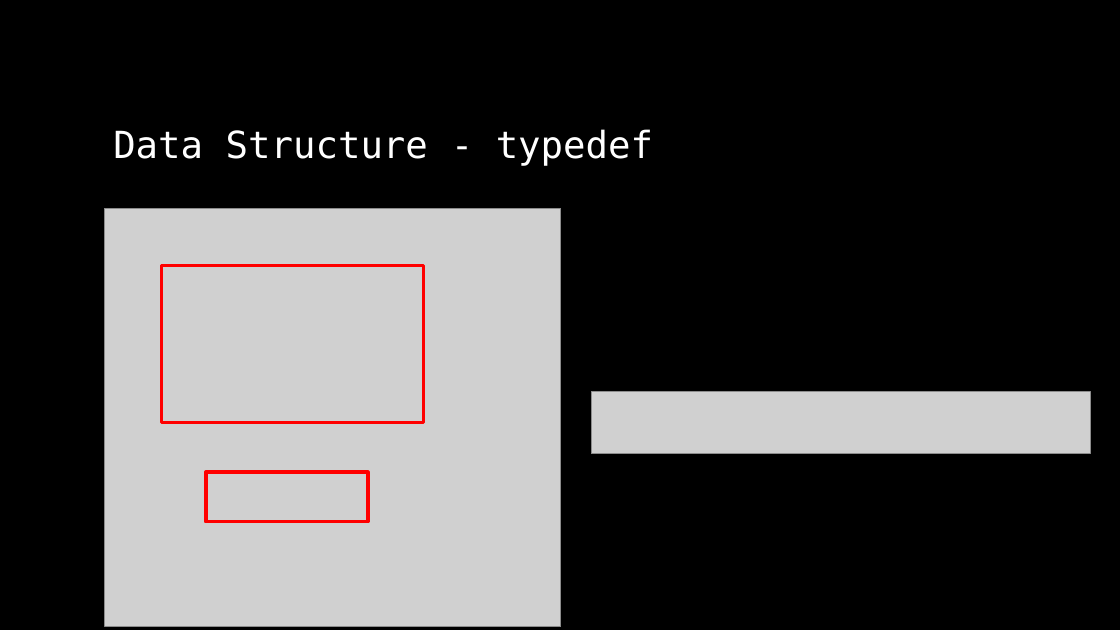
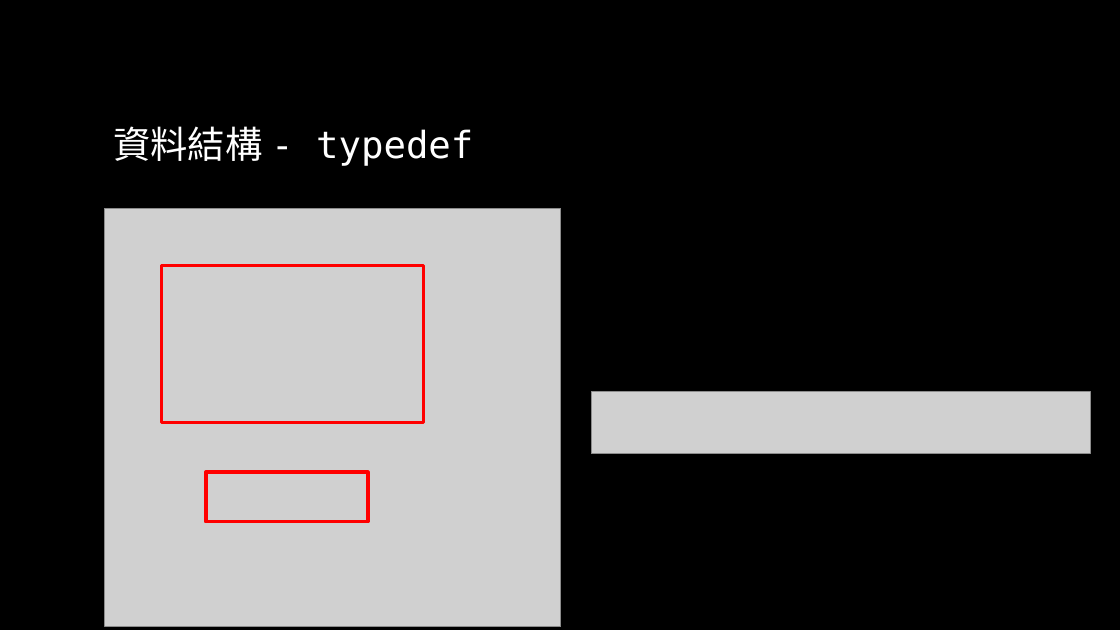
Before and after one commit to liuutin9/2023_summer_camp, a slide deck: slide 59 of 電機_C_Day_2.pptx. Drawn at 1120x630 pixels with LibreOffice and Linux fonts; fonts in the diff are those of the drawing; grey boxes stand for pictures; background and template pictures are left out. Boxes give left, top, right and bottom in pixels: in the first picture for what was removed or moved away, otherwise in the second. Text is boxed around its words. In the diff, an @@ line names an element or a change of style, - is before the commit and + after.

```diff
--- a/電機_C_Day_2.pptx
+++ b/電機_C_Day_2.pptx
@@ title at (113, 126, 473, 166): text changed @@
-Data Structure - typedef
+資料結構 - typedef
```
Also in this commit, not shown: 11 other slides changed.
